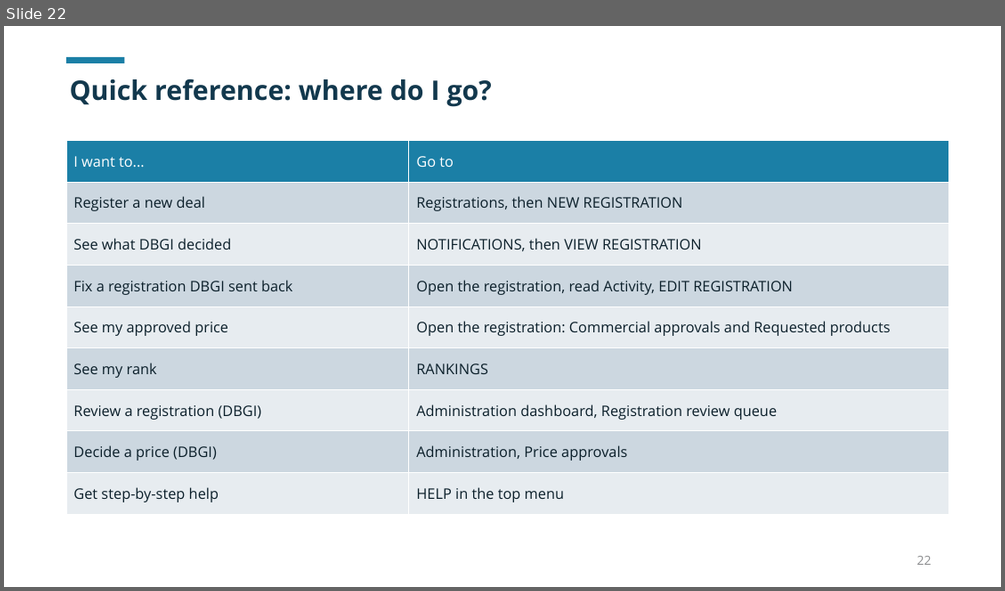
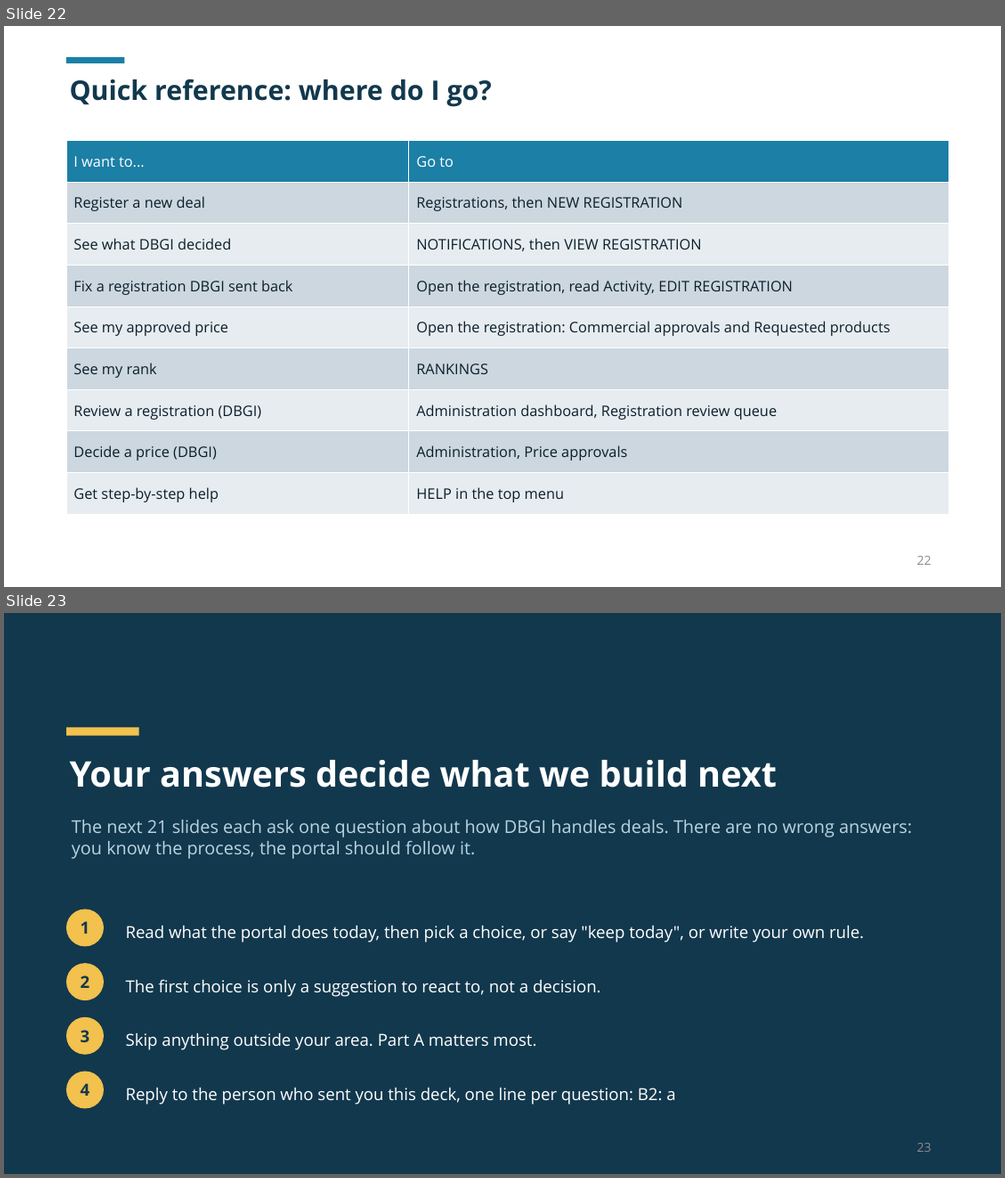
Before and after one commit to dbsuarez/dbgi-deal-registration-portal, a slide deck: docs/guides/Portal User Guide/Using the DBGI Portal.pptx. Shown one above the other, each under a label of ours: slide 22 before the commit, slides 22 and 23 after it. The pictures are 1005x591 and 1005x1178 pixels, drawn with LibreOffice and Linux fonts; fonts in the diff are those of the drawing. Boxes give left, top, right and bottom in pixels: in the first picture for what was removed or moved away, otherwise in the second. Text is boxed around its words. In the diff, an @@ line names an element or a change of style, - is before the commit and + after.

```diff
--- a/docs/guides/Portal User Guide/Using the DBGI Portal.pptx
+++ b/docs/guides/Portal User Guide/Using the DBGI Portal.pptx
@@ slide 23 added at (4, 613, 1001, 1174), background #12384D @@
@@ rectangle added at (66, 728, 138, 736), fill #F2C14E @@
@@ text added at (70, 760, 777, 787), 34 pt, text #FFFFFF, bold @@
+Your answers decide what we build next
@@ text added at (72, 819, 912, 859), 17 pt, text #B9D4E0 @@
+The next 21 slides each ask one question about how DBGI handles deals. There are no wrong answers: you know the process, the portal should follow it.
@@ ellipse added at (66, 909, 104, 947), fill #F2C14E, 16 pt, text #12384D, bold @@
+1
@@ text added at (126, 925, 864, 942), 16 pt, text #FFFFFF @@
+Read what the portal does today, then pick a choice, or say "keep today", or write your own rule.
@@ ellipse added at (66, 963, 104, 1000), fill #F2C14E, 16 pt, text #12384D, bold @@
+2
@@ text added at (126, 979, 601, 997), 16 pt, text #FFFFFF @@
+The first choice is only a suggestion to react to, not a decision.
@@ ellipse added at (66, 1017, 104, 1054), fill #F2C14E, 16 pt, text #12384D, bold @@
+3
@@ text added at (126, 1033, 536, 1050), 16 pt, text #FFFFFF @@
+Skip anything outside your area. Part A matters most.
@@ ellipse added at (66, 1070, 104, 1108), fill #F2C14E, 16 pt, text #12384D, bold @@
+4
@@ text added at (126, 1087, 675, 1104), 16 pt, text #FFFFFF @@
+Reply to the person who sent you this deck, one line per question: B2: a
@@ page number added at (917, 1143, 931, 1151), 12 pt, text #8C8D8E @@
+23
```
Also in this commit, not shown: 1 slide changed, 22 other slides added, 8 other files.
